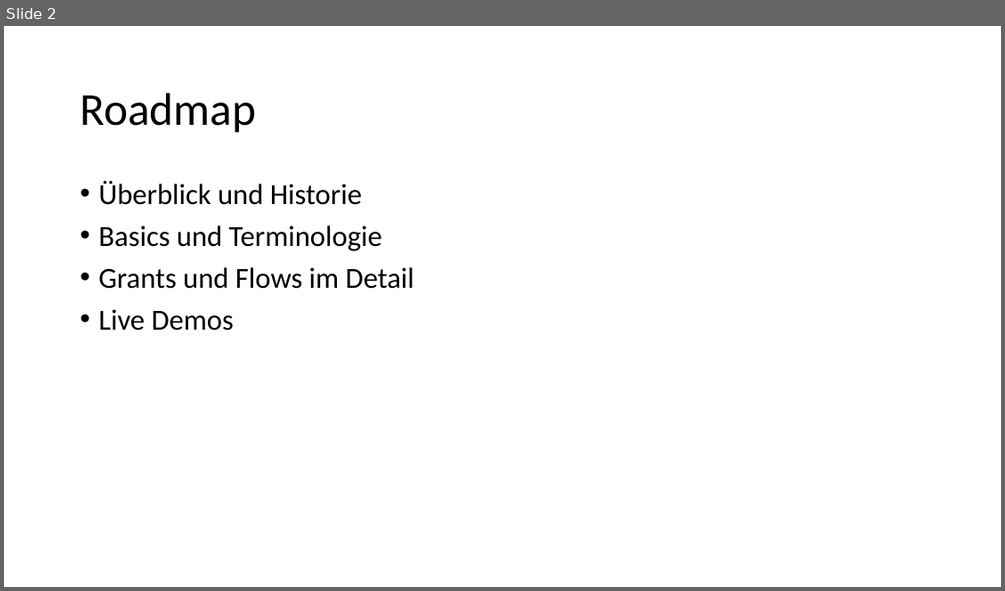
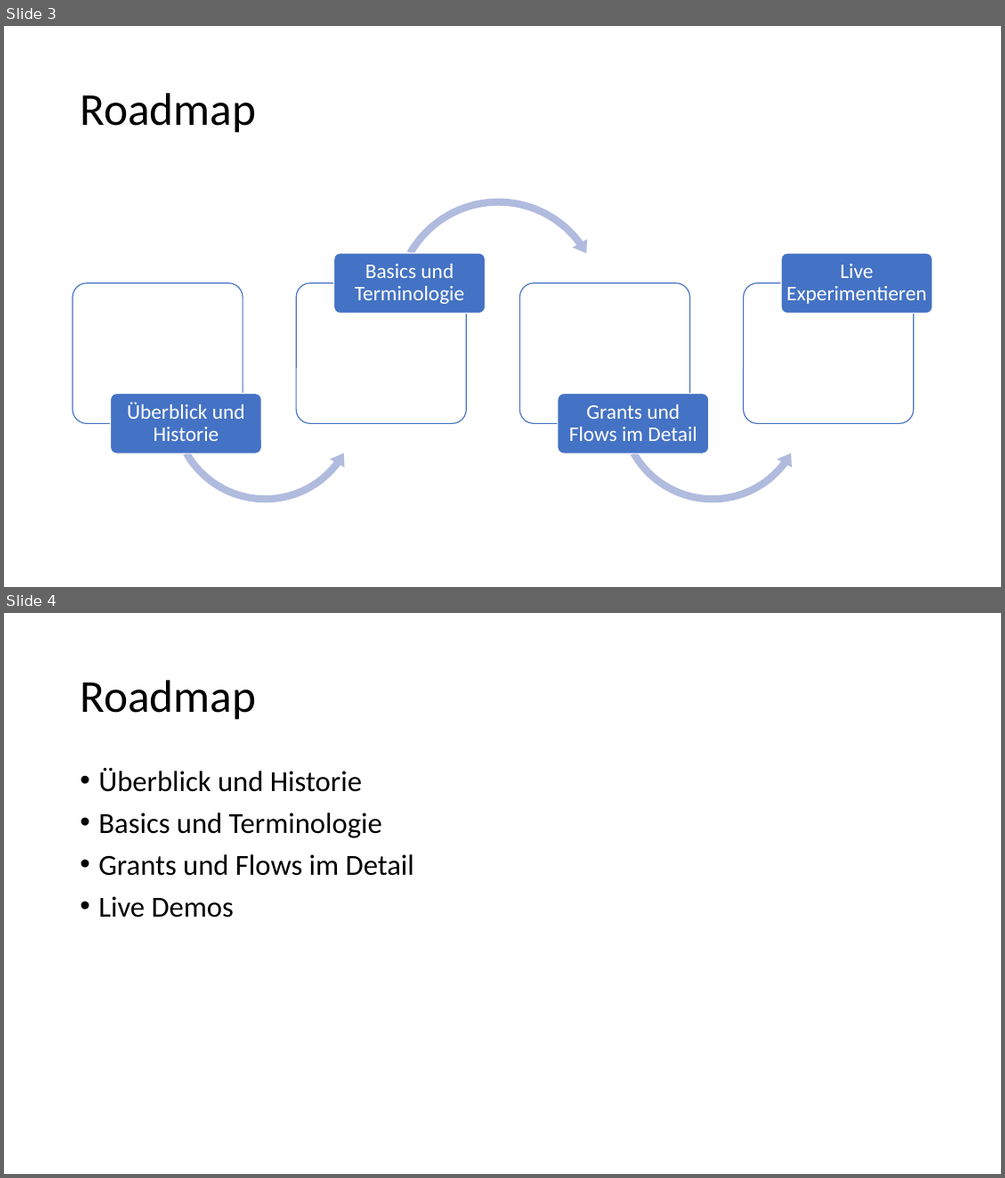
Before and after one commit to danielwagn3r/openid-workshop, a slide deck: OpenID Connect & OAuth.pptx. Shown one above the other, each under a label of ours: slide 2 before the commit, slides 3 and 4 after it. The pictures are 1005x591 and 1005x1178 pixels, drawn with LibreOffice and Linux fonts; fonts in the diff are those of the drawing. Boxes give left, top, right and bottom in pixels: in the first picture for what was removed or moved away, otherwise in the second. Text is boxed around its words. In the diff, an @@ line names an element or a change of style, - is before the commit and + after.

```diff
--- a/OpenID Connect & OAuth.pptx
+++ b/OpenID Connect & OAuth.pptx
@@ slide 3 added at (4, 26, 1001, 587), background #FFFFFF @@
@@ title added at (80, 93, 256, 133), 44 pt, text #000000 @@
+Roadmap
@@ group added at (73, 193, 932, 507): 8 rounded rectangles, 4 texts, 2 left circular arrows, 1 circular arrow @@
+Überblick und Historie
+Basics und Terminologie
+Grants und Flows im Detail
+Live Experimentieren
@@ what was slide 2 is now slide 4 @@
```
Also in this commit, not shown: 5 slides changed, 2 other slides added, 1 slide removed.
